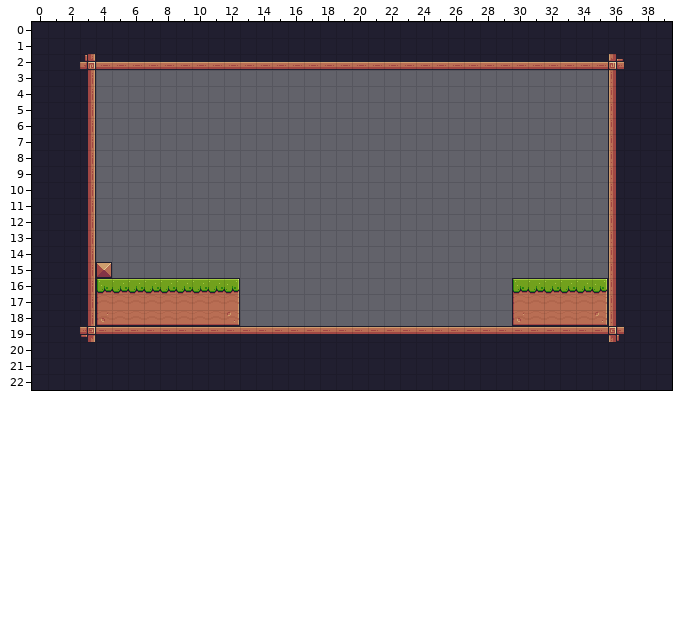
Tiled map: assets/tiles/Level-01.tmx. The first picture shows the starting point.
Cells are 16x16 px. Shown: x 0..39, y 0..22.
Now the later version:
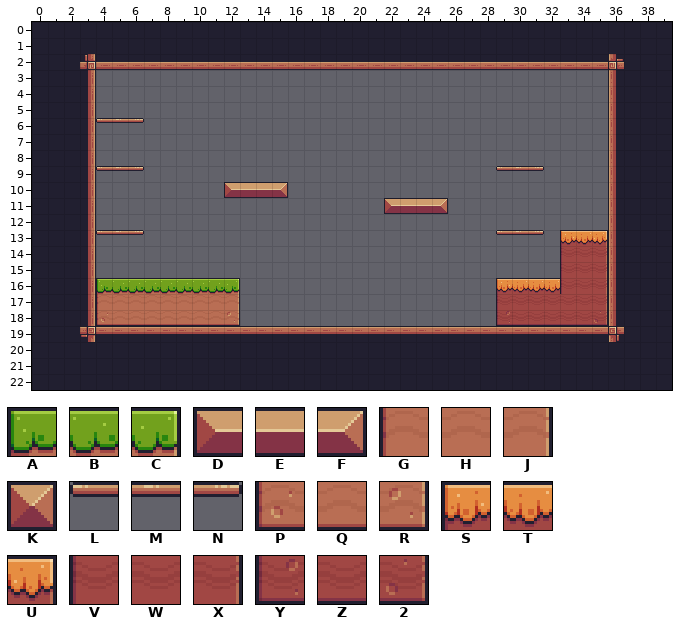
Key: from "Pixel Adventure": A 6, B 7, C 8, D 12, E 13, F 14, G 28, H 29, J 30, K 34, L 39, M 40, N 41, P 50, Q 51, R 52, S 94, T 95, U 96, V 116, W 117, X 118, Y 138, Z 139, 2 140.
_ is an empty cell.
The edit:
Layer "Background":
Tile R becomes tile 2 in row 18 at x 35.
The author put tile D in row 10 at x 12; in row 11 at x 22.
The author put tile E in row 10 at x 13 to 14; in row 11 at x 23 to 24.
The author put tile F in row 10 at x 15; in row 11 at x 25.
The author put tile L in row 6 at x 4; in row 9 at x 4 and 29; in row 13 at x 4 and 29.
The author put tile M in row 6 at x 5; in row 9 at x 5 and 30; in row 13 at x 5 and 30.
The author put tile N in row 6 at x 6; in row 9 at x 6 and 31; in row 13 at x 6 and 31.
The author put tile S in row 13 at x 33; in row 16 at x 29.
Tile A becomes tile T in row 16 at x 30.
Tile B becomes tile T in row 16 at x 31 to 32.
The author put tile T in row 13 at x 34.
The author put tile U in row 13 at x 35.
Tile B becomes tile V in row 16 at x 33.
The author put tile V in rows 14 to 15 at x 33; in row 17 at x 29.
Tile B becomes tile W in row 16 at x 34.
Tile G becomes tile W in row 17 at x 30.
Tile H becomes tile W in row 17 at x 31 to 34.
The author put tile W in rows 14 to 15 at x 34.
Tile C becomes tile X in row 16 at x 35.
Tile J becomes tile X in row 17 at x 35.
The author put tile X in rows 14 to 15 at x 35.
The author put tile Y in row 18 at x 29.
Tile P becomes tile Z in row 18 at x 30.
Tile Q becomes tile Z in row 18 at x 31 to 34.
Tile K is removed in row 15 at x 4.
